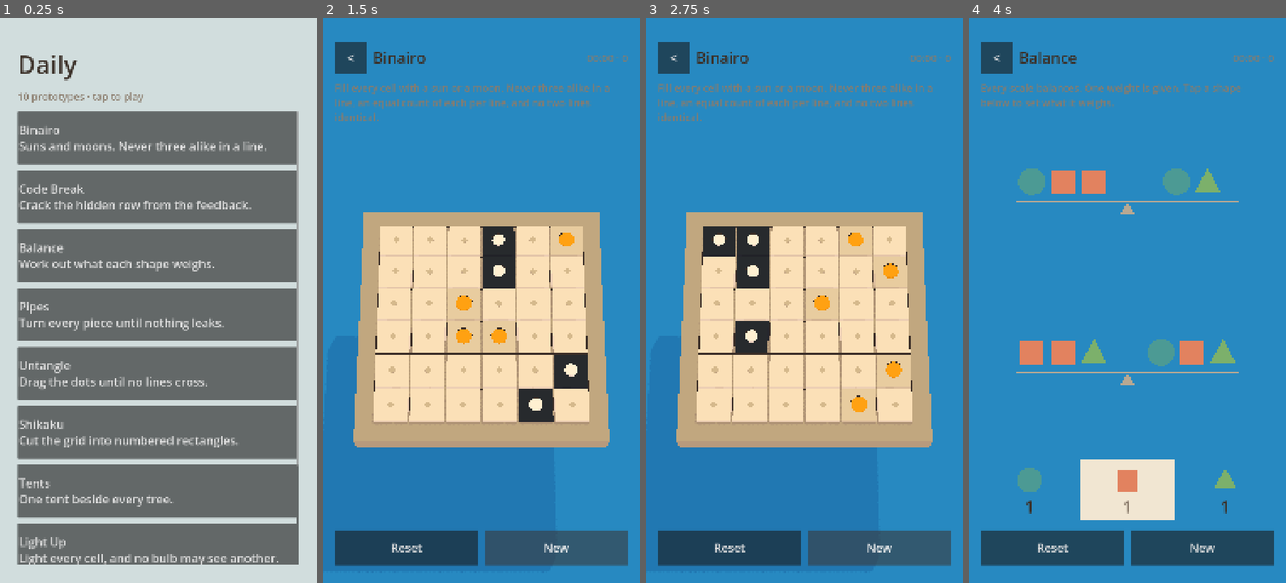
Above: before the commit, frames 1-4 (left to right).
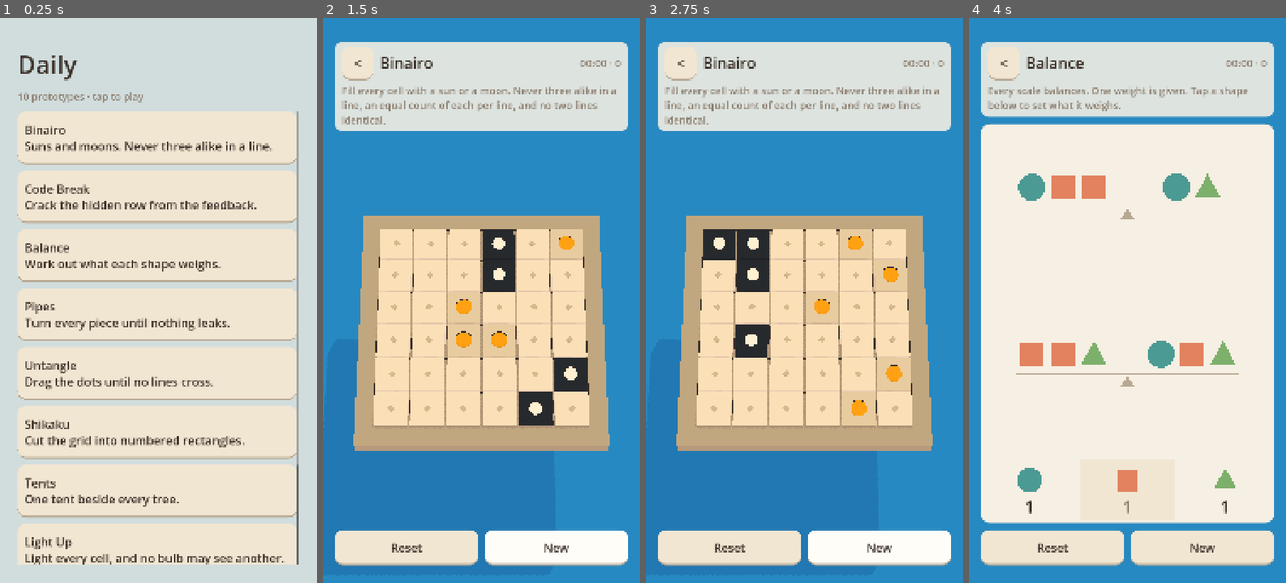
Above: after the commit, the same moments.

Repository: flavioriper/daily-games
Game: Godot game, scene res://world/main.tscn
Two runs of this game, one before a commit and one after it. Both use one fixed random seed, a clock stepped at 60 frames per second and the inputs below.
Inputs:
- Up to frame 1 (0.25 s): no input
- Up to frame 2 (1.5 s): click "Binairo Suns and moons. Never…" at 0.5 s; click "New" at 1.25 s
- Up to frame 3 (2.75 s): click "New" at 2 s
- Up to frame 4 (4 s): click "<" at 2.75 s; click "Balance Work out what each sh…" at 3.5 s

The runs differ from the first frame. In frame 1, 64% of the frame differs, in the area x 5-94%, y 16-97%; in frame 2, 25%; in frame 3, 25%; in frame 4, 77%, in the area x 3-97%, y 4-97%.

Commit message:
feat: warm paper chrome, card behind 2D boards, translucent solved overlay

Diff:
--- a/ui/menu.gd
+++ b/ui/menu.gd
@@ -3,10 +3,12 @@
 const Pal = preload("res://core/palette.gd")
 const Registry = preload("res://ui/registry.gd")
 const Host = preload("res://ui/puzzle_host.gd")
+const CozyTheme = preload("res://ui/theme.gd")
 
 var _list_root: Control
 
 func _ready() -> void:
+	theme = CozyTheme.make()
 	set_anchors_and_offsets_preset(Control.PRESET_FULL_RECT)
 	_build_list()
 
--- a/ui/puzzle_host.gd
+++ b/ui/puzzle_host.gd
@@ -18,6 +18,7 @@
 var _board_holder: Control
 var _overlay: Control
 var _overlay_label: Label
+var _card: Panel
 
 func setup(entry: Dictionary, difficulty: int) -> void:
 	_entry = entry
@@ -36,9 +37,26 @@
 	add_child(root)
 
 	# --- header ---
+	# A PanelContainer sizes itself to its child's minimum size, so the paper
+	# behind the header and rules always fits the text (a plain Panel does
+	# not size to its children and needs manual, loop-prone bookkeeping).
+	var top := PanelContainer.new()
+	var top_sb := StyleBoxFlat.new()
+	top_sb.bg_color = Color(Pal.PAPER, 0.88)
+	top_sb.set_corner_radius_all(28)
+	top_sb.content_margin_left = 24
+	top_sb.content_margin_right = 24
+	top_sb.content_margin_top = 16
+	top_sb.content_margin_bottom = 16
+	top.add_theme_stylebox_override("panel", top_sb)
+	root.add_child(top)
+	var top_col := VBoxContainer.new()
+	top_col.add_theme_constant_override("separation", 12)
+	top.add_child(top_col)
+
 	var header := HBoxContainer.new()
 	header.add_theme_constant_override("separation", 20)
-	root.add_child(header)
+	top_col.add_child(header)
 
 	var back := Button.new()
 	back.text = "<"
@@ -66,12 +84,21 @@
 	_rules_label.add_theme_font_size_override("font_size", 34)
 	_rules_label.add_theme_color_override("font_color", Pal.TEXT_DIM)
 	_rules_label.autowrap_mode = TextServer.AUTOWRAP_WORD_SMART
-	root.add_child(_rules_label)
+	top_col.add_child(_rules_label)
 
 	# --- board ---
 	_board_holder = Control.new()
 	_board_holder.size_flags_vertical = Control.SIZE_EXPAND_FILL
 	root.add_child(_board_holder)
+
+	_card = Panel.new()
+	var sb := StyleBoxFlat.new()
+	sb.bg_color = Pal.PAPER
+	sb.set_corner_radius_all(32)
+	_card.add_theme_stylebox_override("panel", sb)
+	_card.set_anchors_and_offsets_preset(Control.PRESET_FULL_RECT)
+	_card.mouse_filter = Control.MOUSE_FILTER_IGNORE
+	_board_holder.add_child(_card)
 
 	# --- footer ---
 	var footer := HBoxContainer.new()
@@ -99,7 +126,7 @@
 
 func _build_overlay() -> void:
 	_overlay = ColorRect.new()
-	(_overlay as ColorRect).color = Color(0, 0, 0, 0.72)
+	(_overlay as ColorRect).color = Color(Pal.PAPER, 0.85)
 	_overlay.set_anchors_and_offsets_preset(Control.PRESET_FULL_RECT)
 	_overlay.visible = false
 	add_child(_overlay)
@@ -109,7 +136,7 @@
 	_overlay_label.horizontal_alignment = HORIZONTAL_ALIGNMENT_CENTER
 	_overlay_label.vertical_alignment = VERTICAL_ALIGNMENT_CENTER
 	_overlay_label.add_theme_font_size_override("font_size", 56)
-	_overlay_label.add_theme_color_override("font_color", Pal.GOOD)
+	_overlay_label.add_theme_color_override("font_color", Pal.TEXT)
 	_overlay_label.autowrap_mode = TextServer.AUTOWRAP_WORD_SMART
 	_overlay.add_child(_overlay_label)
 
@@ -131,6 +158,7 @@
 	var rng := RandomNumberGenerator.new()
 	rng.seed = the_seed
 	_puzzle.start(rng, _difficulty)
+	_card.visible = not _puzzle.is_3d()
 	_rules_label.text = _puzzle.rules()
 	_overlay.visible = false
 	_update_stats()
--- /dev/null
+++ b/ui/theme.gd
@@ -0,0 +1,29 @@
+extends RefCounted
+
+## One warm theme for every Control. Buttons are rounded paper cards with dark
+## text; labels default to the ink colour. Built in code so it stays in step
+## with the palette.
+
+const Pal = preload("res://core/palette.gd")
+
+static func make() -> Theme:
+	var theme := Theme.new()
+	theme.set_stylebox("normal", "Button", _card(Pal.SURFACE_HI))
+	theme.set_stylebox("hover", "Button", _card(Pal.SURFACE))
+	theme.set_stylebox("pressed", "Button", _card(Pal.LINE))
+	theme.set_stylebox("focus", "Button", StyleBoxEmpty.new())
+	theme.set_color("font_color", "Button", Pal.TEXT)
+	theme.set_color("font_hover_color", "Button", Pal.TEXT)
+	theme.set_color("font_pressed_color", "Button", Pal.TEXT)
+	theme.set_color("font_focus_color", "Button", Pal.TEXT)
+	theme.set_color("font_color", "Label", Pal.TEXT)
+	return theme
+
+static func _card(fill: Color) -> StyleBoxFlat:
+	var sb := StyleBoxFlat.new()
+	sb.bg_color = fill
+	sb.set_corner_radius_all(28)
+	sb.set_content_margin_all(24)
+	sb.border_width_bottom = 6
+	sb.border_color = Pal.LINE
+	return sb
Not shown, added: ui/theme.gd.uid
